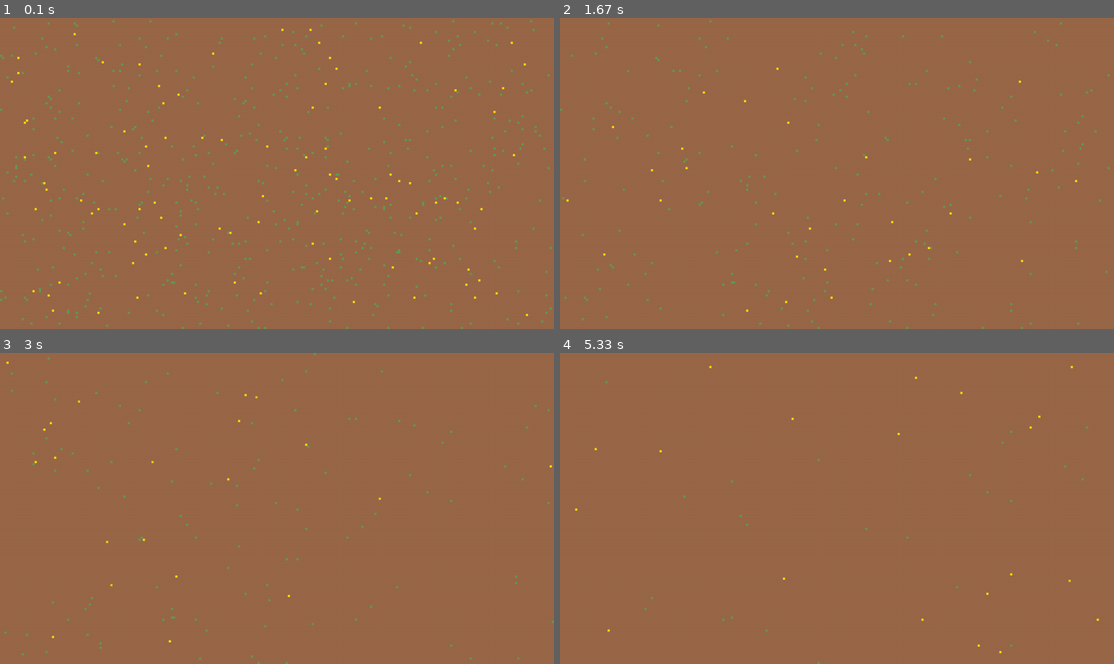
Above: before the commit, frames 1-4 (two rows, left to right).
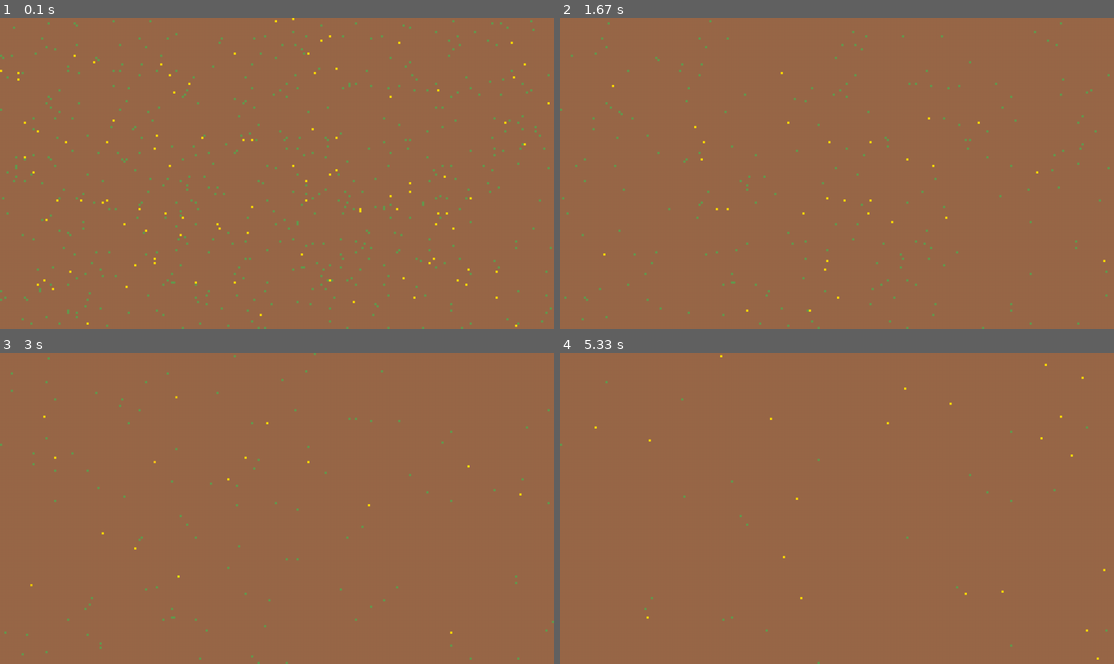
Above: after the commit, the same moments.

Repository: eesuck1/Pygame-Life-Simulation
Game: pygame game, started from main.py
Same seed, same stepped clock (60 frames per second), same inputs: the game is played once before the commit and once after it.
Inputs:
- Up to frame 1 (0.1 s): no input
- Up to frame 2 (1.67 s): hold D 0.33-0.8 s; hold D 0.83-1.3 s; tap Space at 0.9, 1.2, 1.4 s; hold A from 1.33 s (still down)
- Up to frame 3 (3 s): tap Space at 1.7, 1.97, 2.3, 2.6, 2.73 s; release A at 1.87 s; hold S 1.9-2.2 s; hold A 2.23-2.63 s; tap F at 2.38 s; hold D from 2.67 s (still down)
- Up to frame 4 (5.33 s): tap Space at 3.03, 3.4, 3.8, 4.1, 4.3, 4.6, 4.8, 5.1, 5.3 s; release D at 3.3 s; hold S 3.33-3.7 s; hold A 3.73-4.2 s; tap F at 3.88 s; hold D 4.23-4.7 s; hold D 4.73-5.2 s; hold A from 5.23 s (still down)

The runs differ from the first frame. In frame 1, 0.6% of the frame differs, in the area x 0-100%, y 0-100%; in frame 2, 0.3%; in frame 3, 0.2%; in frame 4, 0.2%.

Commit message:
Minor Changes

Diff:
--- a/Source/agent.py
+++ b/Source/agent.py
@@ -9,9 +9,11 @@
     def __init__(self, weights: numpy.ndarray = None, color: tuple[int, int, int] = (255, 255, 255)):
         if weights is None:
             first_layer = numpy.random.random_sample((24, 24))
-            second_layer = numpy.random.random_sample((24, 4))
+            second_layer = numpy.random.random_sample((24, 24))
+            third_layer = numpy.random.random_sample((24, 24))
+            fourth_layer = numpy.random.random_sample((24, 4))
 
-            weights = [first_layer, second_layer]
+            weights = [first_layer, second_layer, third_layer, fourth_layer]
         self._weights_ = weights
         self._color_ = color
 
@@ -60,7 +62,7 @@
             if abs(x) > AGENT_SIZE // 2 or abs(y) > AGENT_SIZE // 2
         ]
 
-        result = [5 if coordinate in food_coordinates else -1 for coordinate in other_coordinates]
+        result = [1 if coordinate in food_coordinates else -0.1 for coordinate in other_coordinates]
 
         return numpy.array(result)
 
@@ -68,7 +70,9 @@
         input_layer = self.observe(food_coordinates)
         first_hidden_layer = leaky_relu(input_layer.dot(self._weights_[0]) + 1)
         second_hidden_layer = leaky_relu(first_hidden_layer.dot(self._weights_[1]) + 1)
-        softmax_output = softmax(second_hidden_layer)
+        third_hidden_layer = leaky_relu(second_hidden_layer.dot(self._weights_[2]) + 1)
+        fourth_hidden_layer = leaky_relu(third_hidden_layer.dot(self._weights_[3]) + 1)
+        softmax_output = softmax(fourth_hidden_layer)
 
         return DIRECTIONS[softmax_output.argmax()]
 
Binary file added: Weights/2023-07-25_16-32-23/0.npy
Binary file added: Weights/2023-07-25_16-32-23/1.npy
Binary file added: Weights/2023-07-25_16-34-52/0.npy
Binary file added: Weights/2023-07-25_16-34-52/1.npy
Binary file added: Weights/2023-07-25_17-08-46/0.npy
Binary file added: Weights/2023-07-25_17-08-46/1.npy
Binary file added: Weights/2023-07-25_17-08-46/2.npy
Binary file added: Weights/2023-07-25_17-08-46/3.npy
